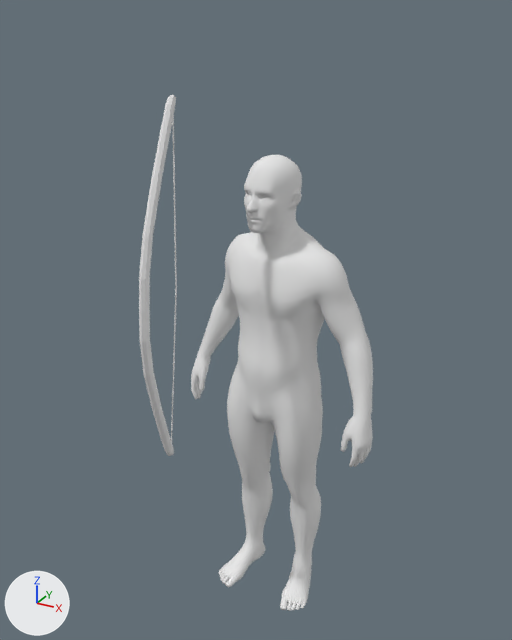
Renders of the glTF model Statics/LIFESHAVE/aim2.glb from each side of a commit.
One viewpoint serves both versions: a camera (50 mm lens) standing at (1.05, -2.06, 2.18) and looking at (0.01, -0.16, 1.23). The axes (+X, +Y, +Z) are drawn at lower left. The lights are the same throughout. Where no turn or scale is listed for an object, it has been applied to the vertices. Vertices at the same position are counted once.

The first picture shows 'Realistic_White_Male_Low_Poly_Default OBJ.001_0', '円柱', '立方体'.
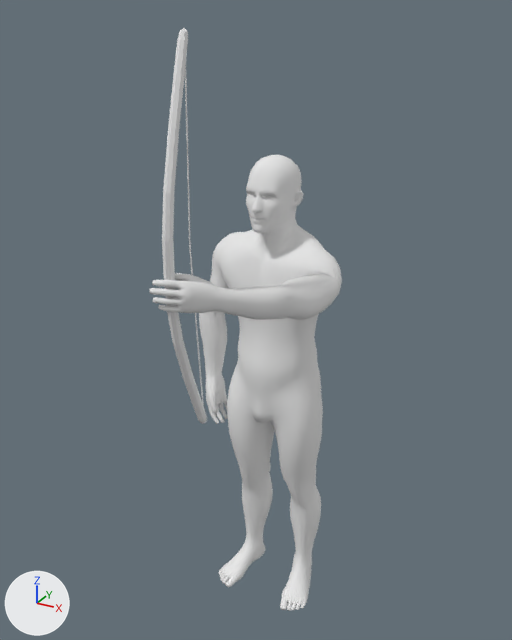
Where the newer file only moved an object's origin or applied its transform, the numbers keep the older frame.

Changed parts and their boxes [x1, y1, x2, y2] in the pictures (512 x 640 px; the box of a moved part takes in the faces that stretch with it):
'Realistic_White_Male_Low_Poly_Default OBJ.001_0', reshaped
    before: [191, 155, 373, 611]
    after: [150, 155, 342, 611]
'立方体', reshaped (21% wider, 9% taller)
    before: [139, 94, 176, 456]
    after: [162, 28, 207, 424]
'円柱', moved, turned, rescaled
    before: [171, 116, 177, 441]
    after: [185, 68, 204, 406]
part 1 of me_realistic_white_male_low_poly_default_obj_001_0, moved or reshaped
    before: [191, 156, 373, 467]
    after: [150, 156, 342, 424]

What changed in the scene script:
```text
Change me_realistic_white_male_low_poly_default_obj_001_0:
    used by ob_realistic_white_male_low_poly_default_obj_001_0; location = (0.0, 0.0, 0.0)
    remove me_realistic_white_male_low_poly_default_obj_001_0.from_pydata(...)  # 4944 vertices, 9884 faces; spans x -0.4..0.4, y -0.16..0.19, z 0.0..1.75
    add me_realistic_white_male_low_poly_default_obj_001_0.from_pydata(...)  # 4944 vertices, 9884 faces; spans x -0.31..0.26, y -0.67..0.15, z 0.0..1.75
    me_realistic_white_male_low_poly_default_obj_001_0 part 1: 3160 of 4944 vertices moved; they spanned x -0.4..0.4, y -0.15..0.19, z 0.72..1.75 and now span x -0.31..0.26, y -0.67..0.14, z 0.72..1.75; mean shift (-0.03, -0.11, 0.1); largest move (0.37, -0.08, 0.72) -> (-0.03, -0.67, 1.5)
Change me_円柱:
    where me_円柱.from_pydata(...)  # 24 vertices, 44 faces; spans x 0.05..0.06, y -0.02..0.0, z -0.81..0.82
    used by ob_円柱; location = (-0.18, -0.402, 1.369); rotation_euler = (0.0207, 0.0776, 1.763), in degrees (1.2, 4.4, 101); scale = (1.0, 0.7, 0.7)
    me_円柱 part 2: the whole mesh is scaled about its middle by (1.03, -1.24, 0.999), then moved by (-0.05, 0.02, 0.0)
Change me_mesh:
    used by ob_立方体; location = (-0.18, -0.402, 1.369)
    remove me_mesh.from_pydata(...)  # 106 vertices, 208 faces; spans x -0.022..0.044, y -0.167..0.108, z -0.595..0.585
    add me_mesh.from_pydata(...)  # 106 vertices, 208 faces; spans x 0.124..0.194, y -0.237..0.003, z -0.416..0.766
    me_mesh part 3: 106 of 106 vertices moved; they spanned x -0.022..0.044, y -0.167..0.108, z -0.595..0.585 and now span x 0.124..0.194, y -0.237..0.003, z -0.416..0.766; mean shift (0.148, -0.073, 0.17); largest move (-0.007, 0.108, 0.579) -> (0.134, -0.03, 0.761)
Change ob_円柱:
    ob_円柱.rotation_euler: (0.0207, 0.0776, 1.763) -> (0.0, 0.0, 0.0)  # degrees (1.2, 4.4, 101) -> degrees (0, 0, 0)
    ob_円柱.scale: (1.0, 0.7, 0.7) -> (1.0, 1.0, 1.0)
    add ob_円柱.parent = ob_アーマチュア_002
    ob_円柱.location: (-0.18, -0.402, 1.369) -> (0.0531, -0.00149, 0.00485)
Add ob_アーマチュア_002:
    ob_アーマチュア_002 = bpy.data.objects.new('アーマチュア.002', None)
    ob_アーマチュア_002.location = (-0.0337, -0.475, 1.543)
    ob_アーマチュア_002.rotation_euler = (-0.00476, -0.028, 1.807)  # degrees (-0.3, -1.6, 104)
    ob_アーマチュア_002.scale = (1.0, 0.7, 0.7)
```
